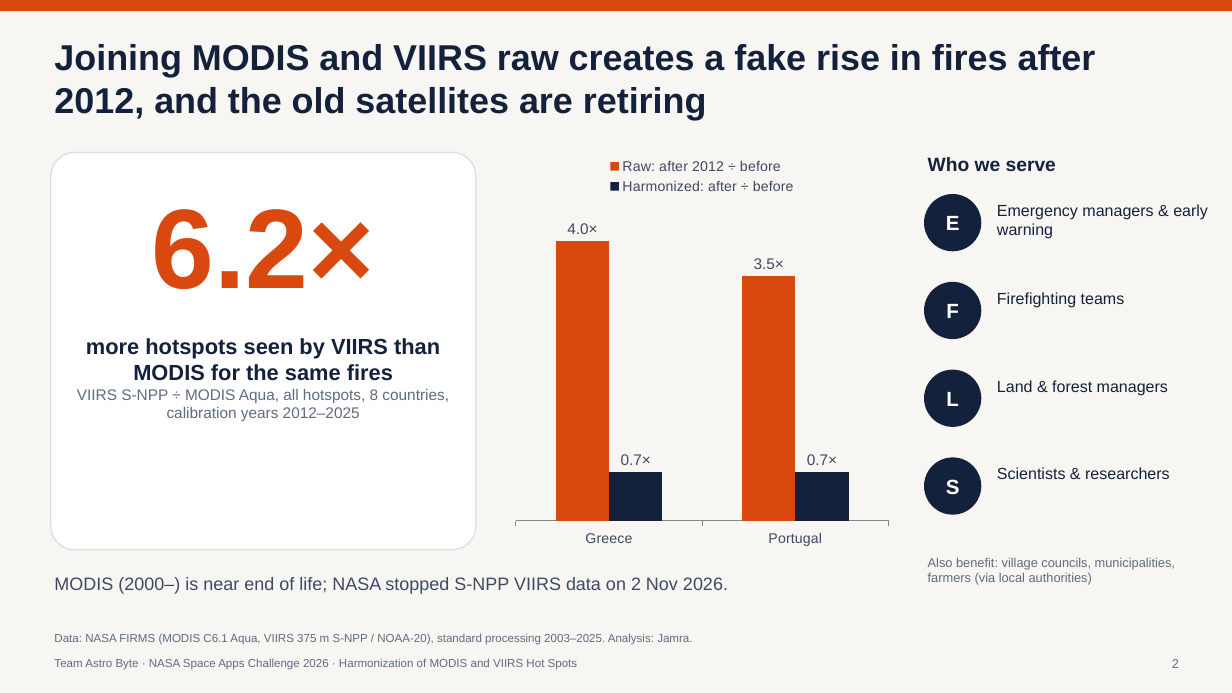
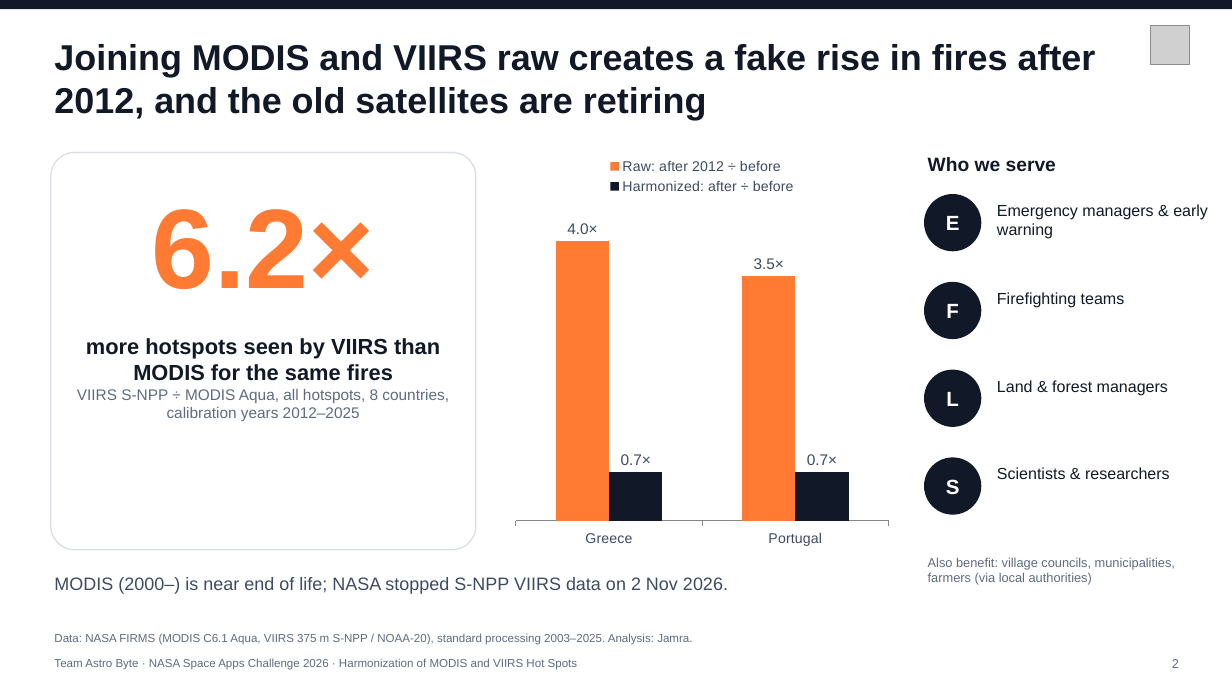
Before and after one commit to ahmedetk/jamra, a slide deck: slide 2 of slides/AstroByte_Slides.pptx. Drawn at 1232x693 pixels with LibreOffice and Linux fonts; fonts in the diff are those of the drawing; grey boxes stand for pictures. Boxes give left, top, right and bottom in pixels: in the first picture for what was removed or moved away, otherwise in the second. Text is boxed around its words. In the diff, an @@ line names an element or a change of style, - is before the commit and + after.

```diff
--- a/slides/AstroByte_Slides.pptx
+++ b/slides/AstroByte_Slides.pptx
@@ background #F7F6F2 to #FFFFFF @@
@@ rectangle at (0, 0, 1232, 9): fill #D9480F to #111827 @@
@@ picture added at (1151, 26, 1189, 65) @@
@@ text colour #14213D to #111827 in 6 elements at (928, 157, 1056, 172), (997, 204, 1208, 239), (997, 292, 1125, 308), (997, 380, 1168, 395), (997, 467, 1170, 479), (54, 44, 1096, 120) @@
@@ column chart at (508, 148, 897, 555) @@
@@ colour of Raw: after 2012 ÷ before #D9480F to #FF7A33 @@
@@ colour of Harmonized: after ÷ before #14213D to #111827 @@
@@ text "6.2×" at (152, 209, 375, 289): text colour #D9480F to #FF7A33 @@
@@ text at (86, 338, 440, 381): text colour #14213D to #111827 in "more hotspots seen by VIIRS than MODIS ..." @@
@@ fill #14213D to #111827 in 4 elements at (924, 194, 982, 251), (924, 282, 982, 339), (924, 370, 982, 427), (924, 457, 982, 515) @@
```
Also in this commit, not shown: 6 other slides changed, 37 other files.
